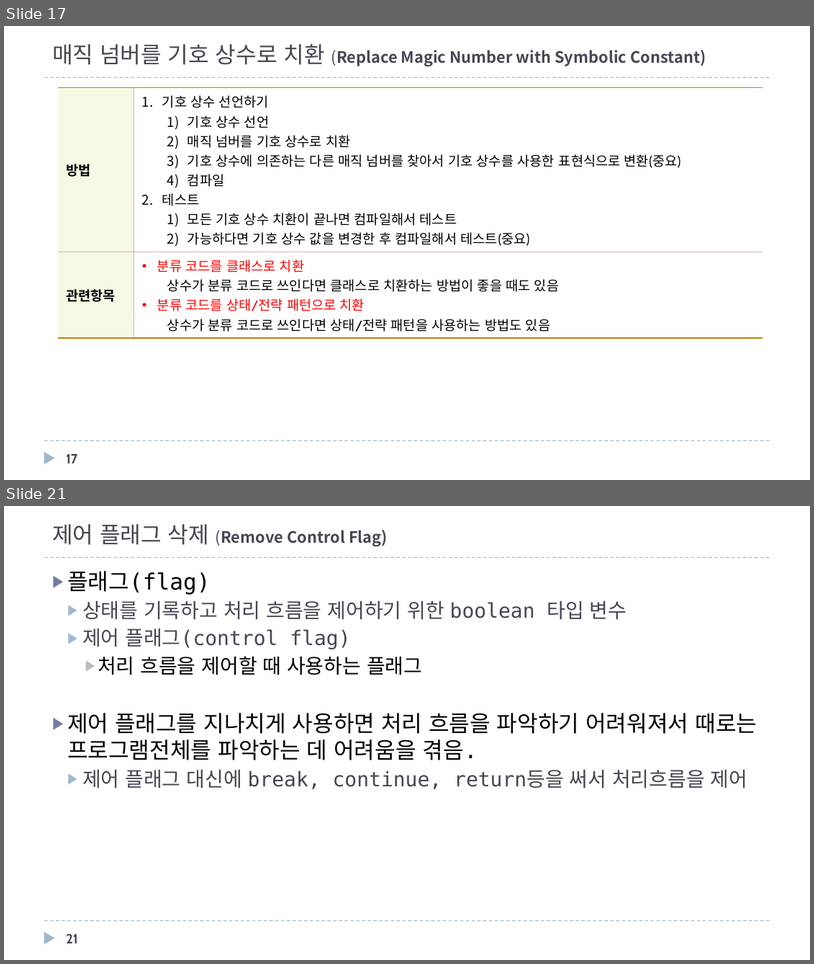
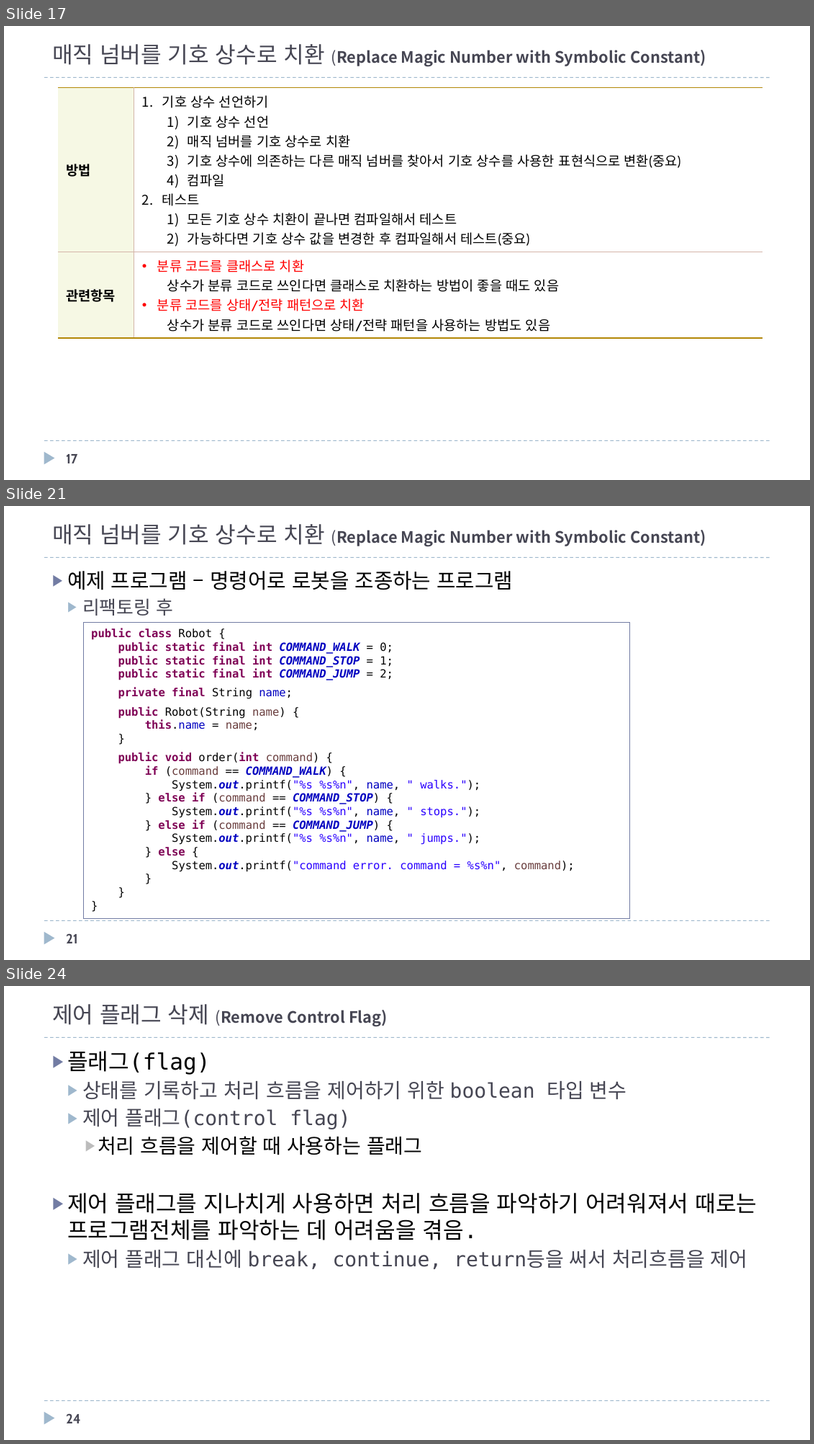
Before and after one commit to mkgungor/refactoring_java, a slide deck: ppt/자바로 배우는 리팩토링 입문.pptx. Shown one above the other, each under a label of ours: slides 17 and 21 before the commit, slides 17, 21 and 24 after it; the slides between them are not shown. The pictures are 814x964 and 814x1444 pixels, drawn with LibreOffice and Linux fonts; fonts in the diff are those of the drawing. Boxes give left, top, right and bottom in pixels: in the first picture for what was removed or moved away, otherwise in the second. Text is boxed around its words. In the diff, an @@ line names an element or a change of style, - is before the commit and + after.

```diff
--- a/ppt/자바로 배우는 리팩토링 입문.pptx
+++ b/ppt/자바로 배우는 리팩토링 입문.pptx
@@ slide 21 added at (4, 506, 810, 960), background #FFFFFF; not listed: 3 template elements that a slide beside it also shows @@
@@ title added at (52, 524, 706, 547), 14 pt, text #464653, bold @@
+매직 넘버를 기호 상수로 치환 (Replace Magic Number with Symbolic Constant)
@@ text added at (67, 571, 513, 615), 18.5 pt, text #000000 @@
+▶ 예제 프로그램 – 명령어로 로봇을 조종하는 프로그램
+  ▶ 리팩토링 후
@@ rectangle added at (83, 622, 630, 918), outline #727CA3 0.75 pt, 10 pt, text #000000 @@
+public class Robot {
+public static final int COMMAND_WALK = 0;
+public static final int COMMAND_STOP = 1;
+public static final int COMMAND_JUMP = 2;
+private final String name;
+public Robot(String name) {
+this.name = name;
+}
+public void order(int command) {
+if (command == COMMAND_WALK) {
+System.out.printf("%s %s%n", name, " walks.");
+} else if (command == COMMAND_STOP) {
+System.out.printf("%s %s%n", name, " stops.");
+} else if (command == COMMAND_JUMP) {
+System.out.printf("%s %s%n", name, " jumps.");
+} else {
+System.out.printf("command error. command = %s%n", command);
+}
+}
+}
@@ page number added at (66, 933, 78, 943), 12 pt, text #464653, bold @@
+21
@@ what was slide 21 is now slide 24 @@
@@ page number at (66, 1413, 81, 1423): text changed @@
-21
+24
```
Also in this commit, not shown: 7 slides changed, 2 other slides added, 1 other file.
